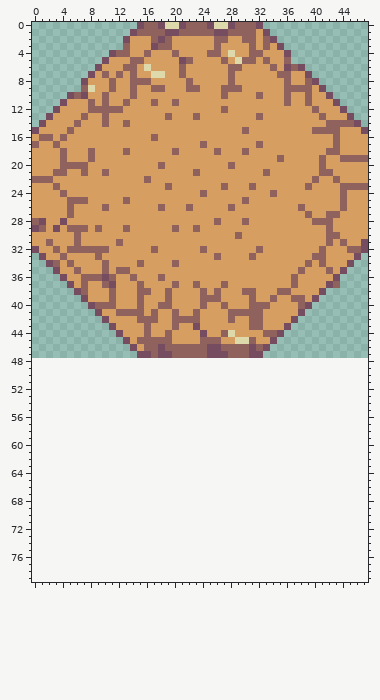
Two states of a pixel-art file, 0022-cliff.aseprite. Above is the file before it was changed.
48x48 pixels, 1 frame. The old version is drawn lined up with the new one, on the new canvas.
Now the later version:
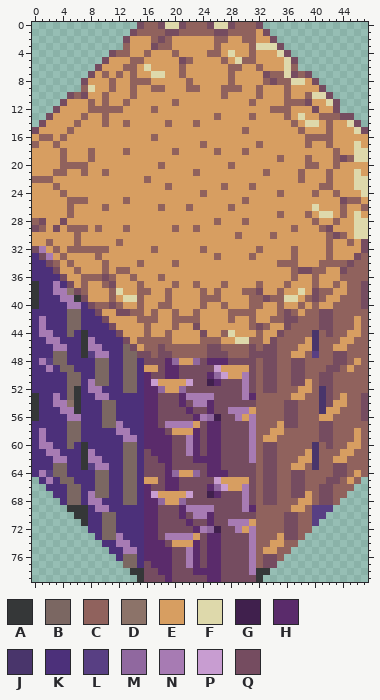
Palette (. is transparent): A #353738  B #7b6762  C #90625d  D #8c7369  E #d79e61  F #ded9ab  G #40204d  H #5a2b6b  J #49356b  K #4c307a  L #583f83  M #90689f  N #a77bb3  P #c89dd1  Q #754c60
Author's note on the commit: finish painting the cliff
What changed:
canvas 48x48 -> 48x80
Changed rows in their new state; - is an unchanged pixel.
first column x 0:
 2 ---------------------------------E--------------
 3 --------------------------------FFF-------------
 4 --------------------------------E--F------------
 5 ---------------------------------E--FQ----------
 6 --------------------------------C-E-F-.---------
 7 ---------------------------------QC-FQC---------
 8 ---------------------------------CQC-FFE--------
 9 --------------------------------C----EEE--------
10 ----------------------------------------FF------
11 -----------------E-------------C-----CCQ--F-----
12 -----------------C---------E------CCC---Q--Q.---
13 -------------------E---E--C----CE---C-F---CCQ---
14 -------------------C---C-------------C-FF--EEF--
15 --------------------------------------C-EE-E--F-
16 ---------------------------------------CCCCE----
17 ---------------------------------------C--CE--F-
18 ------------------------------------------E---FF
19 ---------------------------------------C-E-CQ-FF
20 ---------------------------------------CCE-C----
21 --------------------------------------C--E----F-
22 --------------------------------------C-E-CE--FF
23 ---------------------------------------E-CC-EEFF
24 ----------------------------------EC----C--CE--F
25 --------------------------------------------QCC-
26 --------------------------------------E-F------C
27 -----------------------------------C-----FFEC-F-
28 -----------------------------------------EEC--FF
29 -------------------------------------C---CQ---FF
30 ----------------------------------C--------QC-FF
31 --------------------------------------------EC--
32 -N-----------------------------------C---EC--EE-
33 K-N----------------------------------C--EEC----C
34 KK---------------------------------CCC-E--CCC-CC
35 KKK----------------------------------CQQCCE--CCC
36 KKKK------------------------------------C--ECCCC
37 AKKNK---------------------------C---CE--C-E-ECCQ
38 AKKNND------F-------------------Q---E-F-QCCEECCQ
39 AKKKNNA------FF-----------------CQ-CFFEC-CEECCCQ
40 AKKKKNNK---QC--------------------E-C---ECEECCCCQ
41 KKKKKBBKK---QQ------------------E--CQCECCQQCCCCC
42 KNKKKBBKKK----------------------E-CCQ-CCCQQCCCEC
43 KNKKKBBKKKK---------------------QC---CCCCQQCCCEC
44 KNNKKBKAKKKK--------------------CEE-CCCCJCQCCEEC
45 KKNNKKKANKKKK-------------------C--CCCCEJCCCEECC
46 KKKNNKKANNKKKB--------------------QCCCEEJCCEECCC
47 KKKBBKKALNNKKBB------------------QQCCEECLCCQQCCC
48 KNLBBKKKKBBKKBBKQQQHMEEMQHHHQQQQCQQCCQQCCCCQQCEC
49 KKNKBBKKKBBKKBBKEEQHHQQQQQPEEEEQCQQCCQQCCCQQCECC
50 KKKKKBBKKBBKKBBKHQQHHQQQQHMPEENQCQQCCQQCCQQCCCCC
51 KKKKKBBKNBBKKBBKHPEEEEPQQGHQQQNQCQQCCQQECQQCCCCC
52 KKKKKBAKNNKKKBBKHHMEEMQQQQQQQQNQCQQCCCEECJQCCCCC
53 AKKNKBAKKNNKKKKKHHQQQHNNNNQQQQNHCCCCCEECCJQCECCQ
54 AKKNNDAKKKBBKKKKHHQQQHQNNHQQQQQQCCCCQQCCCJQEECCQ
55 AKKKNNAKKKBBKKKKHHQQQQHQQHQQNNNECCCCQQCCCJEECCCQ
56 AKKKKNNKKKBBKKKKHHQQQQQHNMGQQNENCCCCQQCCCEECCCCQ
57 KKKKKBBKKKBBNKKKHHQNNNNEQHHQQQQNCCCEQQCCCQQCCCCC
58 KNKKKBBKKKKKNNKKHHHQEEEHQHHQQQQNCCEECCCCCQQCCCEC
59 KNKKKBBKKKKKKNNKHHHHQQNHQHHQQQQNCEECCCCCCQQCCCEC
60 KNNKKBKAKKKKKBBKHHHHQQNHQHHQQQQNCQQCCCCCJCQCCEEC
61 KKNNKKKANKKKKBBKQHHHQQNHQHHQQQQNCQQCCCCEJCCCEECC
62 KKKNNKKANNKKKBBKQQHHQQQHHHHQQQQNCQQCCCEEJCCEECCC
63 KKKBBKKALNNKKBBKQQQHQQQQQHHQQQQQCQQCCEECJCCQQCCC
64 KNLBBKKKKBBKKBBKQQQHMEEMQHHHQQQQCQQCCQQCCCCQQCEC
65 -KNKBBKKKBBKKBBKEEQHHQQQQQPEEEEQCQQCCQQCCCQQCEC-
66 --KKKBBKKBBKKBBKHQQHHQQQQHMPEENQCQQCCQQCCQQCCC--
67 ---KKBBKNBBKKBBKHPEEEEPQQGHQQQNQCQQCCQQECQQCC---
68 ----KBBKNNKKKBBKHHMEEMQQQQQQQQNQCQQCCCEECQQC----
69 -----AAAKNNKKKKKHHQQQHNNNNQQQQNHCCCCCEECLLL-----
70 ------AAKKBBKKKKHHQQQHQNNHQQQQQQCCCCQQCCLL------
71 -------AKKBBKKKKHHQQQQHQQHQQNNNECCCCQQCCL-------
72 --------KKBBKKKKHHQQQQQHNMGQQNENCCCCQQCC--------
73 ---------KBBNKKKHHQNNNNEQHHQQQQNCCCEQQC---------
74 ----------KKNNKKHHHQEEEHQHHQQQQNCCEECC----------
75 -----------KKNNKHHHHQQNHQHHQQQQNCEECC-----------
76 ------------KBBKHHHHQQNHQHHQQQQNCQQC------------
77 -------------BBKQHHHQQNHQHHQQQQNCQQ-------------
78 --------------AAQQHHQQQHHHHQQQQNAA--------------
79 ---------------AQQQHQQQQQHHQQQQQA---------------
